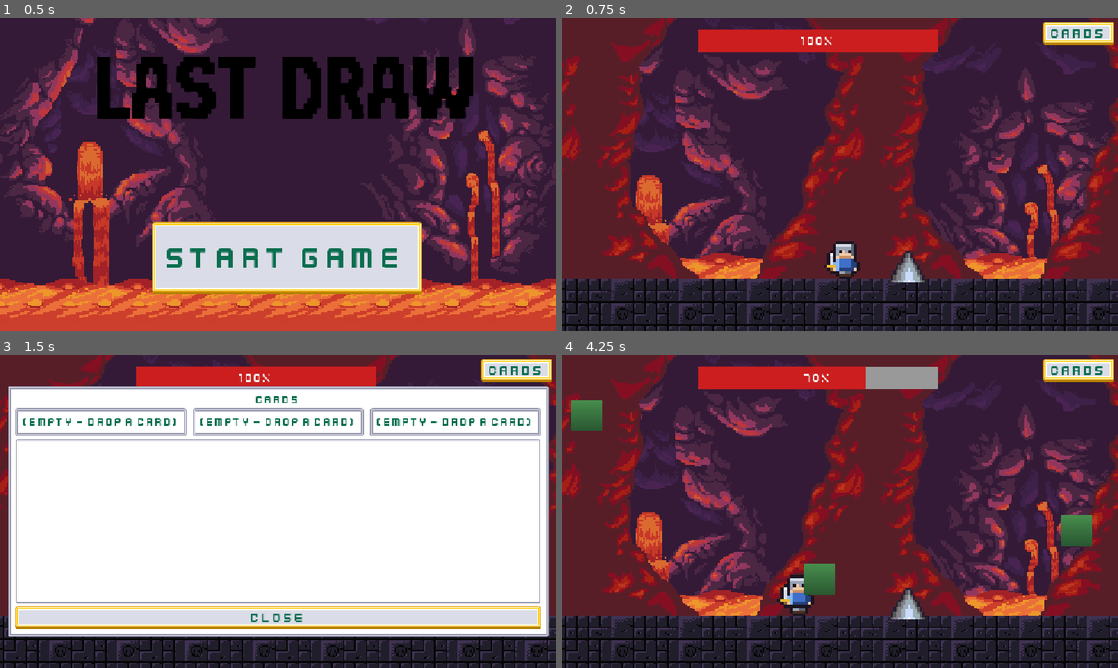
Above: before the commit, frames 1-4 (two rows, left to right).
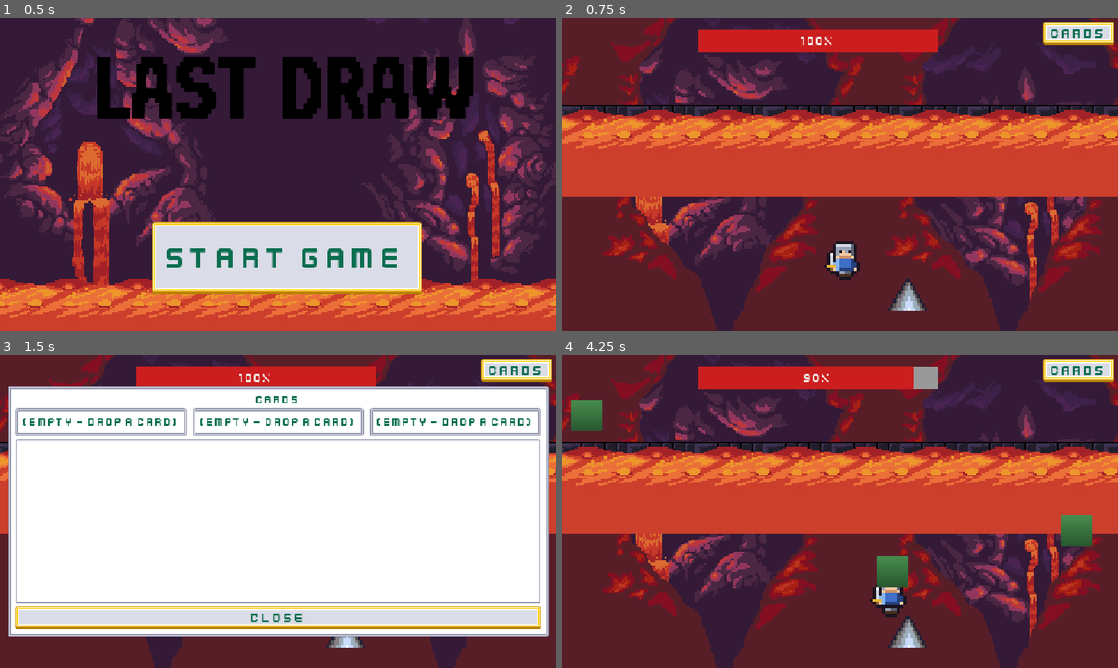
Above: after the commit, the same moments.

Repository: BillNyeFan123-creator/rebound
Game: Godot game, scene res://start_screen.tscn
Two runs of this game, one before a commit and one after it. Both use one fixed random seed, a clock stepped at 60 frames per second and the inputs below.
Inputs (mouse positions are in pixels of both pictures, inside the frame that each line leads up to):
- Up to frame 1 (0.5 s): no input
- Up to frame 2 (0.75 s): click "Start Game" at 0.5 s
- Up to frame 3 (1.5 s): click "Cards" at 1.25 s
- Up to frame 4 (4.25 s): tap Enter at 2 s; move the mouse to (962, 495) at 2.02 s; hold D (move_right) 2.03-2.78 s; tap X (attack) at 2.1, 3.6 s; tap W (jump) at 2.27, 3.02 s; move the mouse to (728, 527) at 2.77 s; hold A (move_left) 2.78-3.53 s; tap Shift (dash) at 2.85 s; move the mouse to (895, 442) at 3.52 s; hold D (move_right) from 3.53 s (still down)

Frame 1 is identical in both runs. In frame 2, 46% of the frame differs, in the area x 0-100%, y 27-100%; in frame 3, 10%; in frame 4, 48%, in the area x 0-100%, y 3-100%.
Error in both runs: Invalid assignment of property or key 'texture' with value of type 'CompressedTexture2D' on a base object of type 'AnimatedSprite2D (Vfx)'. (res://scripts/aren…

Commit message:
Fix level layout after merge: floor visuals, music autoplay, spike placement

Diff:
--- a/Level.tscn
+++ b/Level.tscn
@@ -31,16 +31,6 @@
 offset_right = 1203.0
 offset_bottom = 704.0
 texture = ExtResource("1_bg")
-
-[node name="LavaFloor" type="TextureRect" parent="." unique_id=1571574014]
-texture_repeat = 2
-offset_left = -13.0
-offset_top = 487.0
-offset_right = 371.0
-offset_bottom = 547.0
-scale = Vector2(3, 3)
-texture = ExtResource("3_lava")
-stretch_mode = 1
 
 [node name="MidRocks" type="TextureRect" parent="." unique_id=589552363]
 texture_repeat = 2
@@ -65,19 +55,29 @@
 shape = SubResource("RectangleShape2D_q6vxt")
 
 [node name="TextureRect" type="TextureRect" parent="Floor" unique_id=1665761160]
-offset_left = -40.0
-offset_top = 541.0
-offset_right = 376.0
-offset_bottom = 586.0
+offset_left = -6.0
+offset_top = 181.0
+offset_right = 410.0
+offset_bottom = 224.0
 scale = Vector2(3, 3)
 texture = SubResource("AtlasTexture_q6vxt")
 stretch_mode = 1
 
+[node name="LavaFloor" type="TextureRect" parent="." unique_id=1571574014]
+texture_repeat = 2
+offset_top = 191.0
+offset_right = 384.0
+offset_bottom = 251.0
+scale = Vector2(3, 3)
+texture = ExtResource("3_lava")
+stretch_mode = 1
+
 [node name="Obstacle" parent="." unique_id=1860555685 groups=["obstacle"] instance=ExtResource("2_t7iv1")]
-position = Vector2(653, 461)
+position = Vector2(653, 520)
 
 [node name="bgmusic" type="AudioStreamPlayer" parent="." unique_id=462253595]
 stream = ExtResource("4_wkftn")
+autoplay = true
 
 [node name="CardsUI" parent="." unique_id=1448123890 instance=ExtResource("3_cardsui")]
 
Not shown: 1 places in Level.tscn that only renumber resources
